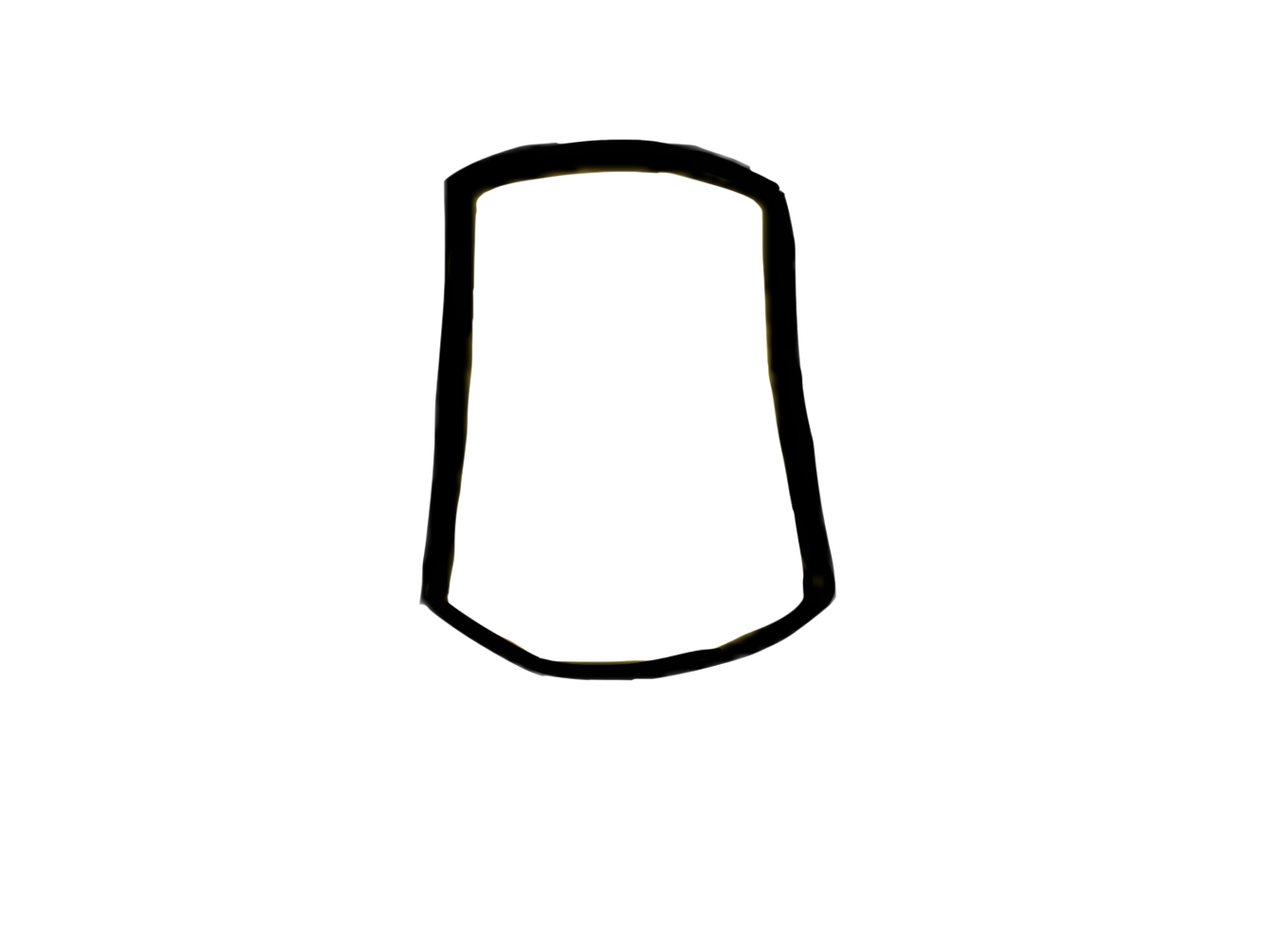
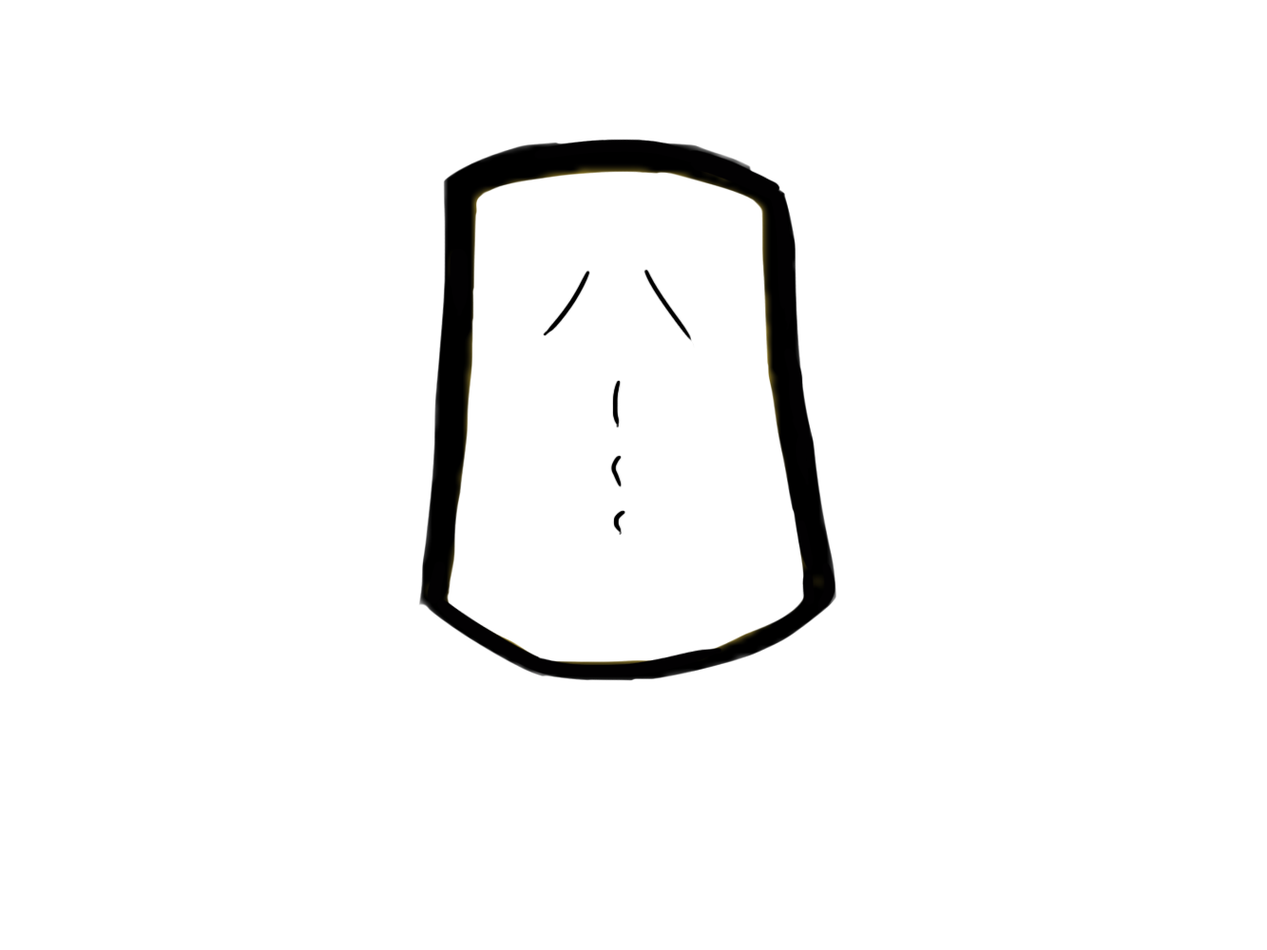
Before/after of a w=1267, h=950 layered artwork. What changed in the layer stack:
added layer "Layer 4" above "Layer 3" over [542, 268, 695, 535]
added layer "Layer 3" above "Layer 2" over [542, 268, 695, 535]
added layer "Layer 2" above "Layer 1" over [542, 268, 695, 535]
added layer "Layer 1" over [542, 268, 695, 535]
